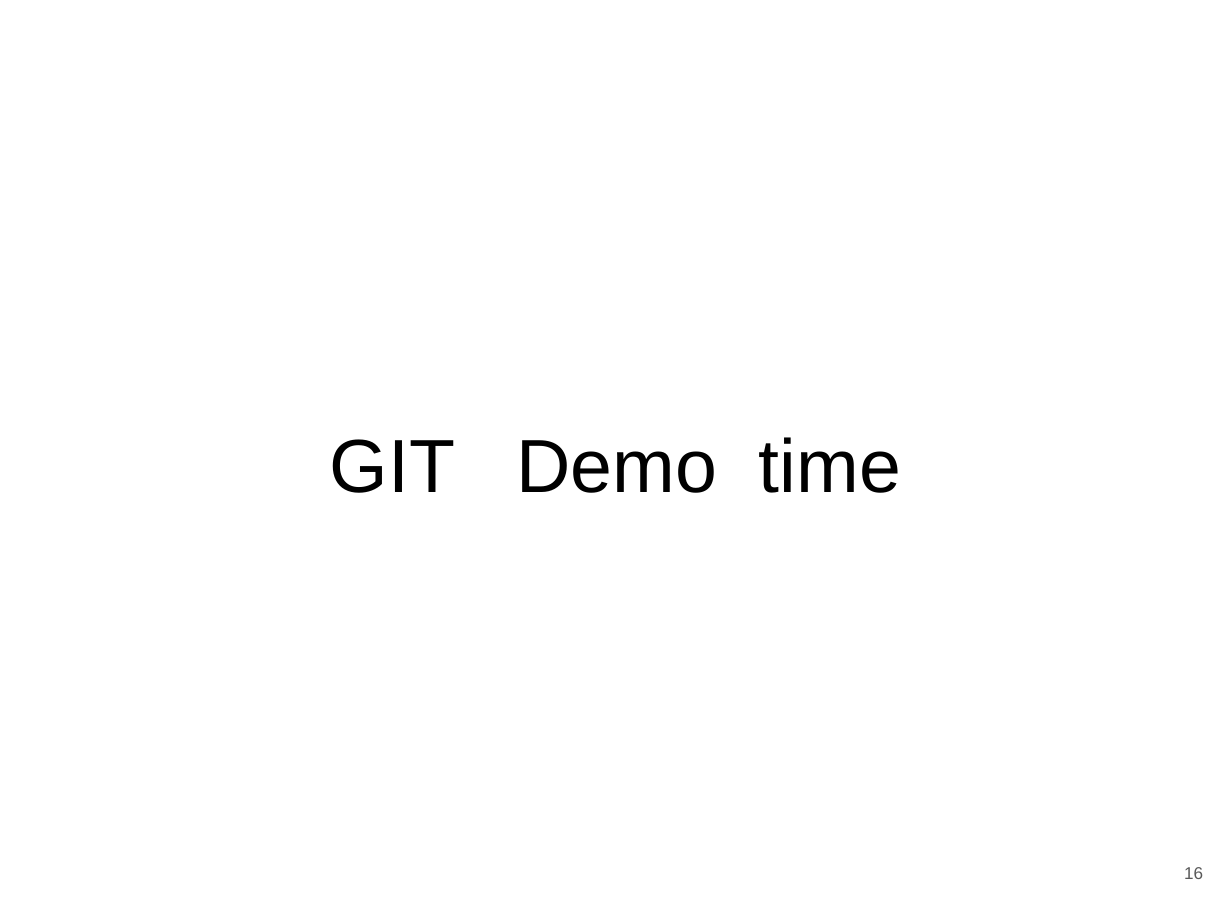
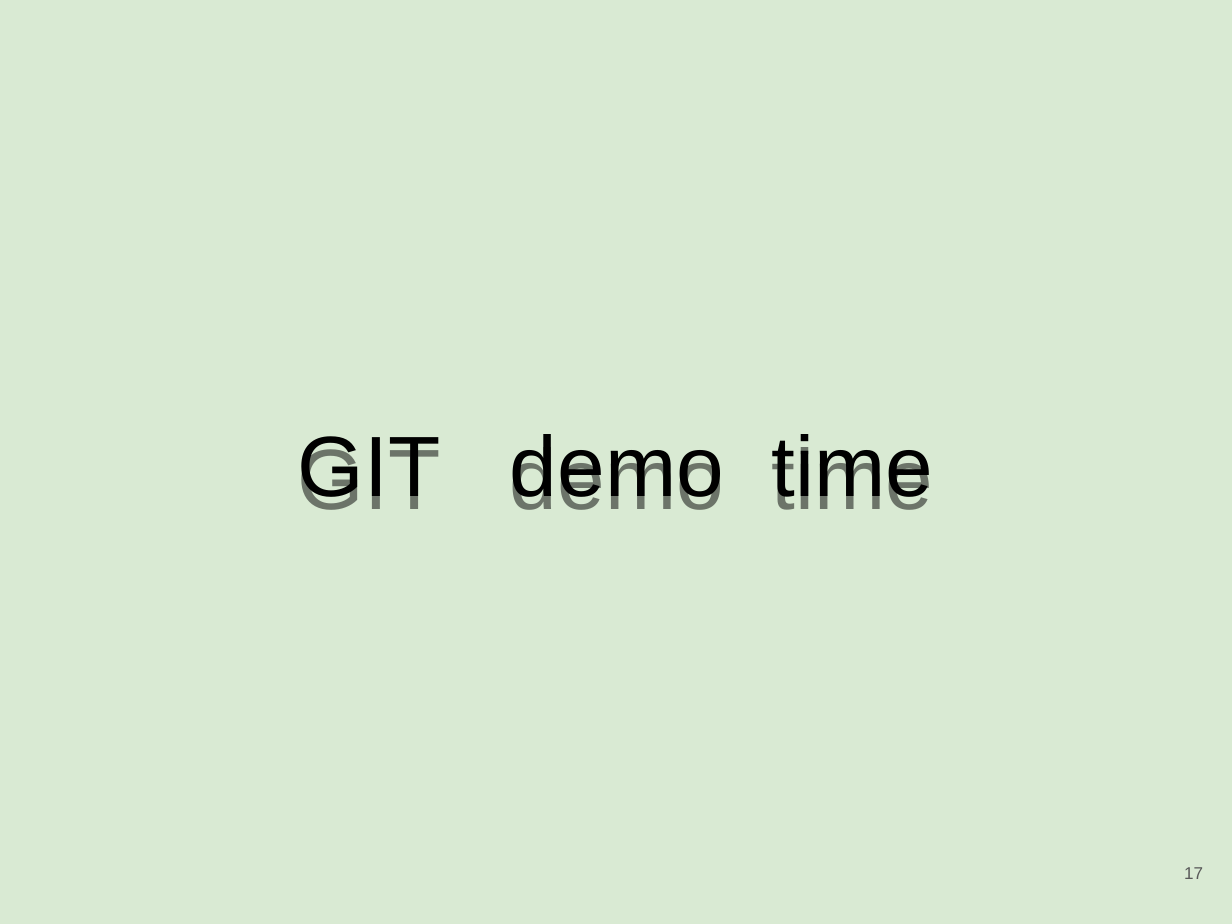
Before and after one commit to rickvek/Workshop-GIT, a slide deck: slide 17 of Git-Workshop.odp (slide 16 before the commit). Drawn at 1232x924 pixels with LibreOffice and Linux fonts; fonts in the diff are those of the drawing. Boxes give left, top, right and bottom in pixels: in the first picture for what was removed or moved away, otherwise in the second. Text is boxed around its words. In the diff, an @@ line names an element or a change of style, - is before the commit and + after.

```diff
--- a/Git-Workshop.odp
+++ b/Git-Workshop.odp
@@ background #FFFFFF to #D9EAD3 @@
@@ title at (298, 434, 933, 510): text changed; size 44 to 50 pt @@
-GIT Demo time
+GIT demo time
@@ page number at (1184, 867, 1203, 879): text changed @@
-16
+17
```
Also in this commit, not shown: 34 other slides changed, 1 slide added.
